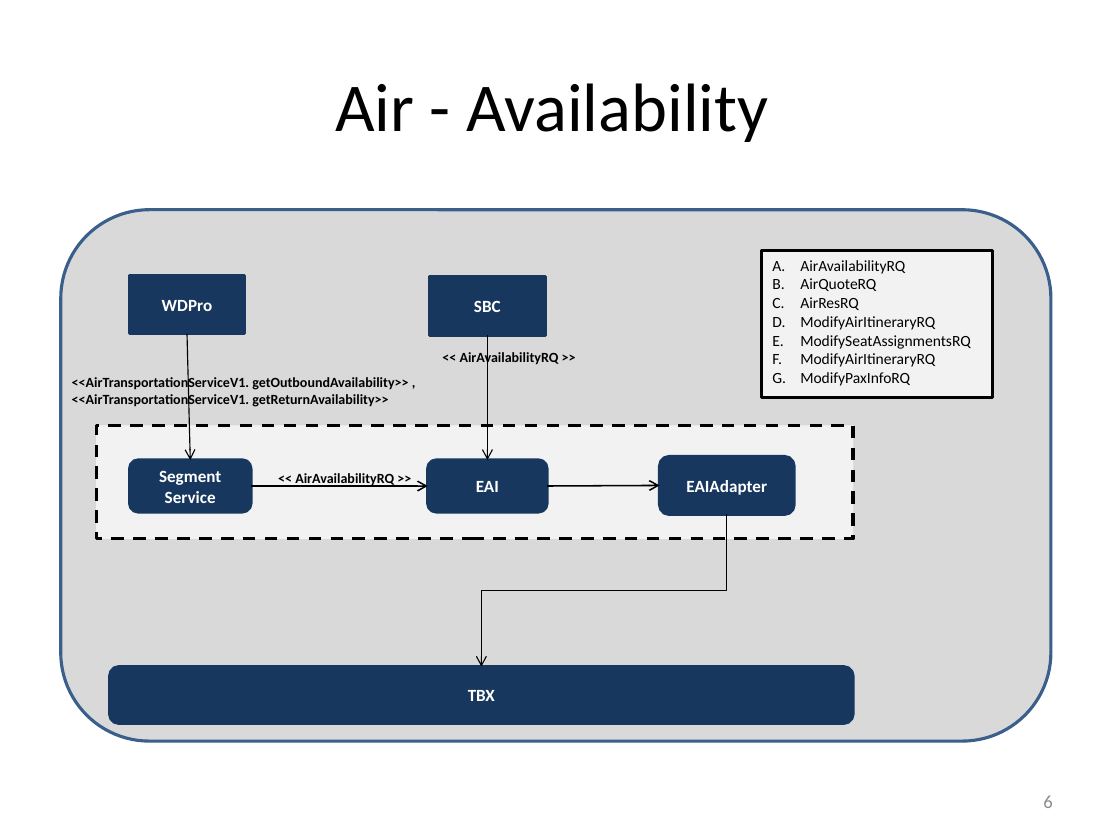
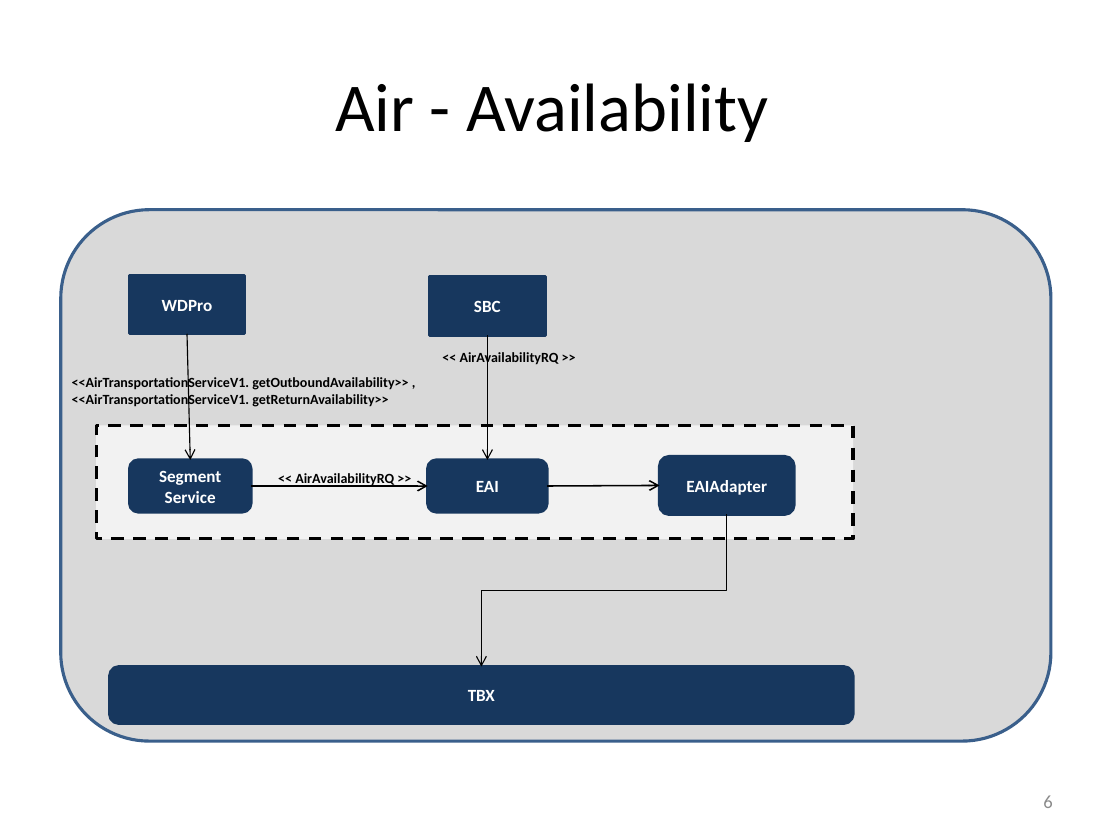
Before and after one commit to Darth-Neo/ArchiConcepts, a slide deck: slide 7 of Accovia_Replacement_Messages.pptx. Drawn at 1120x840 pixels with LibreOffice and Linux fonts; fonts in the diff are those of the drawing. Boxes give left, top, right and bottom in pixels: in the first picture for what was removed or moved away, otherwise in the second. Text is boxed around its words. In the diff, an @@ line names an element or a change of style, - is before the commit and + after.

```diff
--- a/Accovia_Replacement_Messages.pptx
+++ b/Accovia_Replacement_Messages.pptx
@@ rectangle removed at bbox=[762, 250, 992, 398] @@
-A. AirAvailabilityRQ
-B. AirQuoteRQ
-C. AirResRQ
-D. ModifyAirItineraryRQ
-E. ModifySeatAssignmentsRQ
-F. ModifyAirItineraryRQ
-G. ModifyPaxInfoRQ
```
Also in this commit, not shown: 24 other slides changed, 13 other files.
